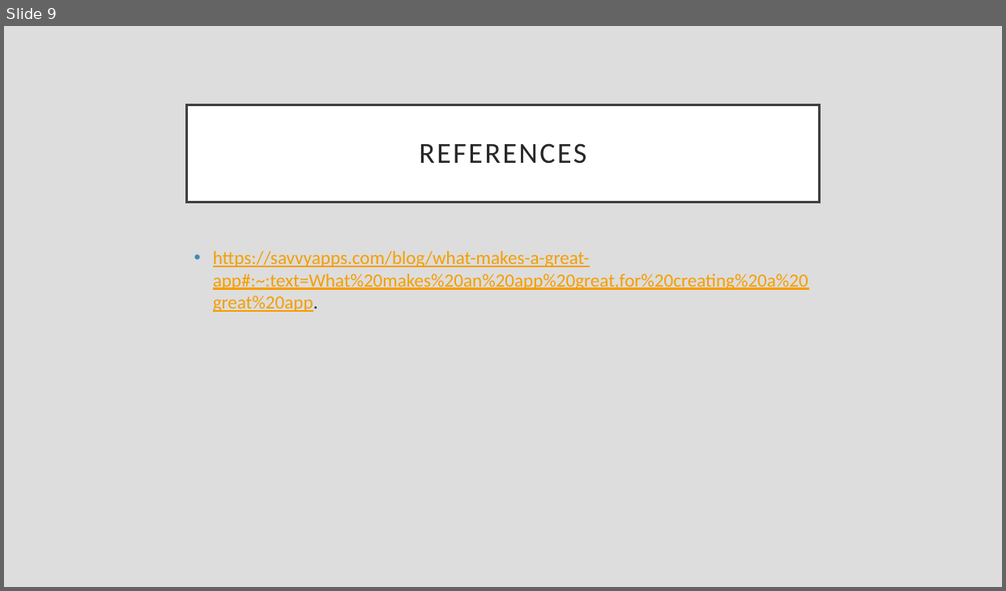
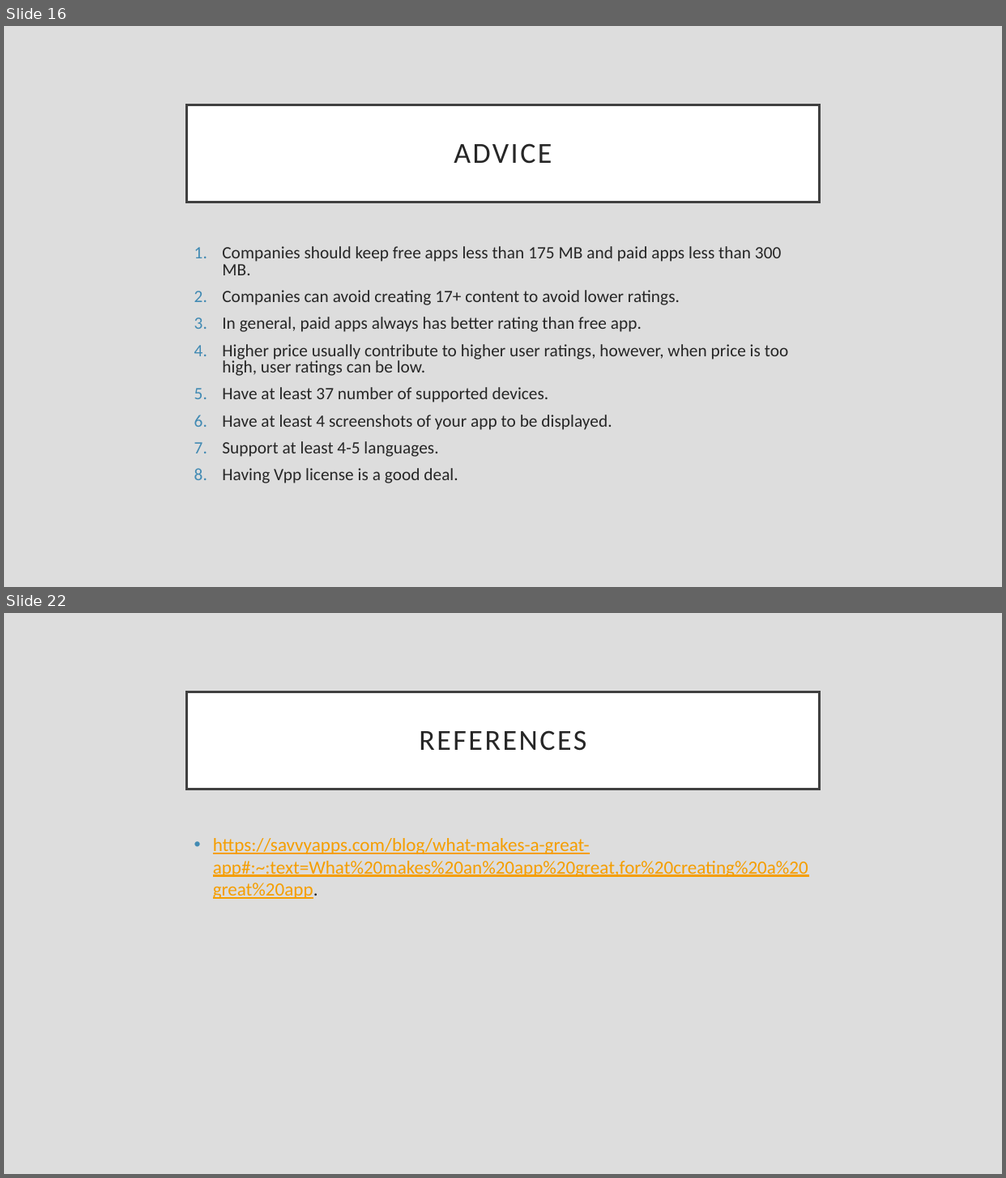
Before and after one commit to farrosmufid/Final_Project_Mobile_App_Store_Farros, a slide deck: Final_Project_ppt_Purwadhika.pptx. Shown one above the other, each under a label of ours: slide 9 before the commit, slides 16 and 22 after it; the slides between them are not shown. The pictures are 1006x591 and 1006x1178 pixels, drawn with LibreOffice and Linux fonts; fonts in the diff are those of the drawing. Boxes give left, top, right and bottom in pixels: in the first picture for what was removed or moved away, otherwise in the second. Text is boxed around its words. In the diff, an @@ line names an element or a change of style, - is before the commit and + after.

```diff
--- a/Final_Project_ppt_Purwadhika.pptx
+++ b/Final_Project_ppt_Purwadhika.pptx
@@ slide 16 added at box(4, 26, 1002, 587), background #DDDDDD @@
@@ title added at box(187, 105, 819, 202), fill #FFFFFF, outline #404040 2.5 pt, 28 pt, text #262626 @@
+ADVICE
@@ text added at box(222, 246, 788, 484), 16.6 pt, text #262626 @@
+1. Companies should keep free apps less than 175 MB and paid apps less than 300 MB.
+2. Companies can avoid creating 17+ content to avoid lower ratings.
+3. In general, paid apps always has better rating than free app.
+4. Higher price usually contribute to higher user ratings, however, when price is too high, user ratings can be low.
+5. Have at least 37 number of supported devices.
+6. Have at least 4 screenshots of your app to be displayed.
+7. Support at least 4-5 languages.
+8. Having Vpp license is a good deal.
@@ what was slide 9 is now slide 22 @@
```
Also in this commit, not shown: 6 slides changed, 13 other slides added, 1 slide removed, 8 other files.
